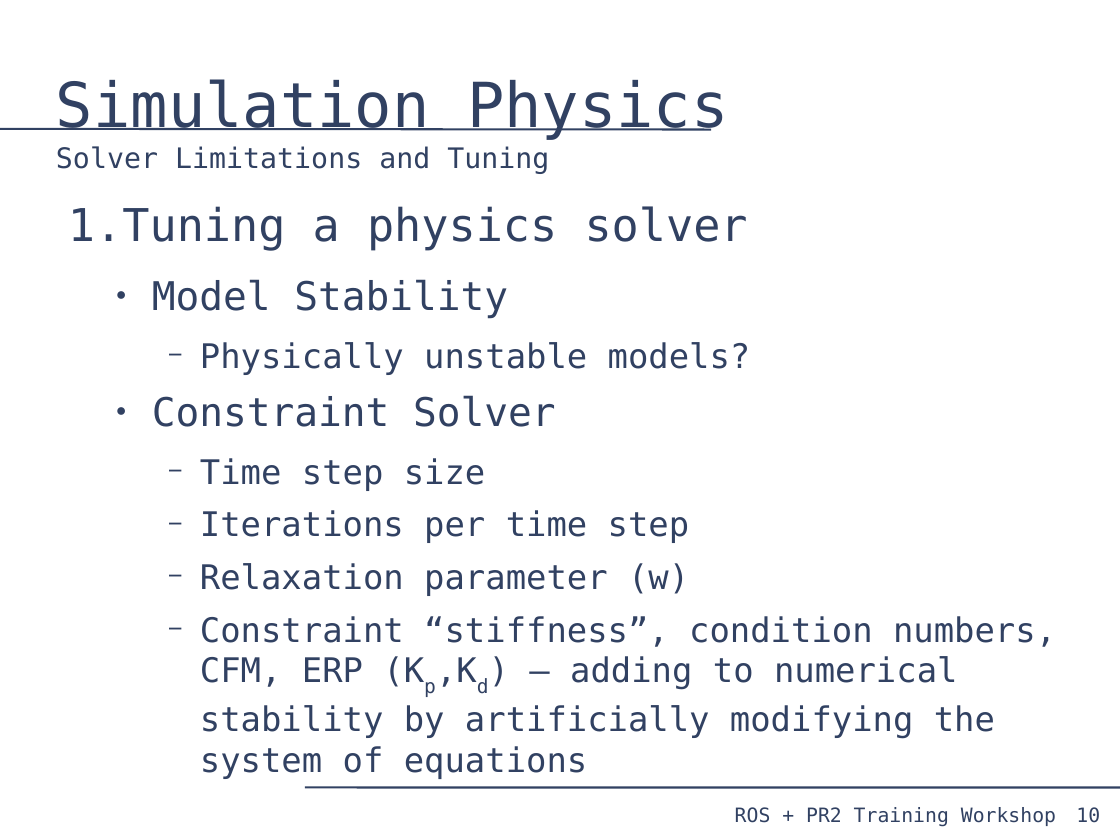
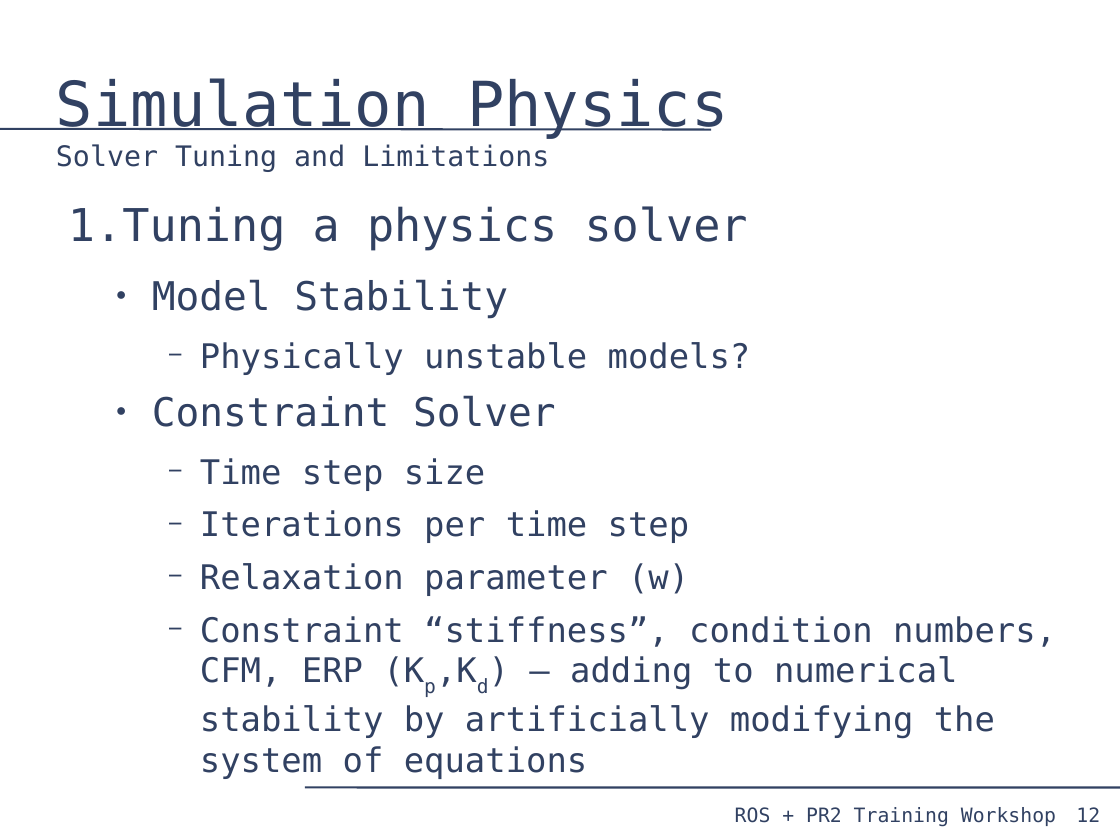
Before and after one commit to PR2/pr2_docs, a slide deck: slide 12 of pr2_training_workshop/simulation/simulation_training_workshop.odp (slide 10 before the commit). Drawn at 1120x840 pixels with LibreOffice and Linux fonts; fonts in the diff are those of the drawing. Boxes give left, top, right and bottom in pixels: in the first picture for what was removed or moved away, otherwise in the second. Text is boxed around its words. In the diff, an @@ line names an element or a change of style, - is before the commit and + after.

```diff
--- a/pr2_training_workshop/simulation/simulation_training_workshop.odp
+++ b/pr2_training_workshop/simulation/simulation_training_workshop.odp
@@ title at bbox=[56, 78, 729, 172]: text changed @@
-Simulation Physics
-Solver Limitations and Tuning
+Simulation Physics
+Solver Tuning and Limitations
@@ page number at bbox=[1076, 807, 1100, 822]: text changed @@
-10
+12
```
Also in this commit, not shown: 17 other slides changed, 3 slides added.
